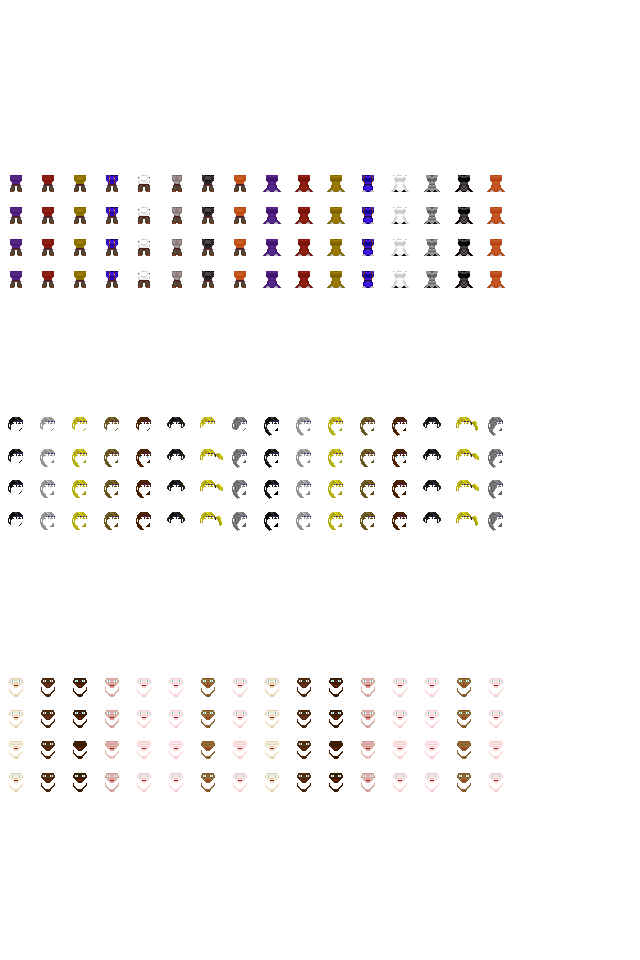
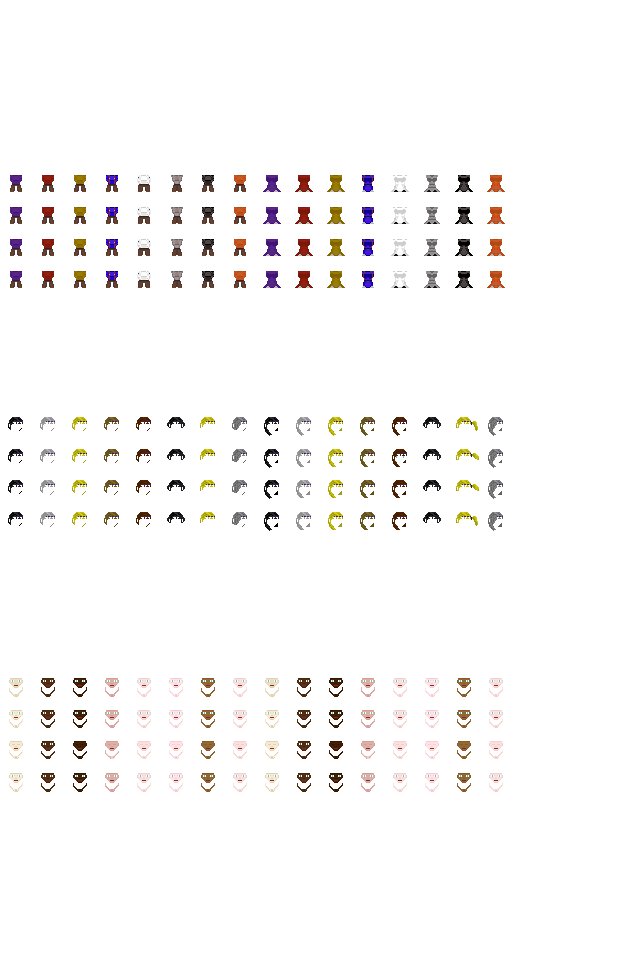
Comparing the layer stacks of the two w=640, h=960 images. Changes:
painted on "Hair" over <box>40,453,246,531</box>
painted on "Body" over <box>137,175,183,278</box>
